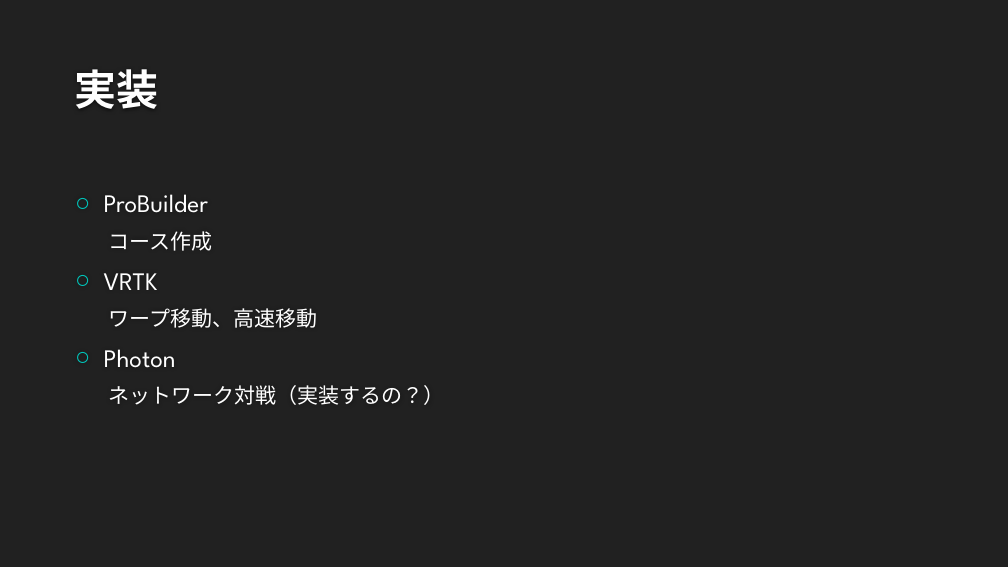
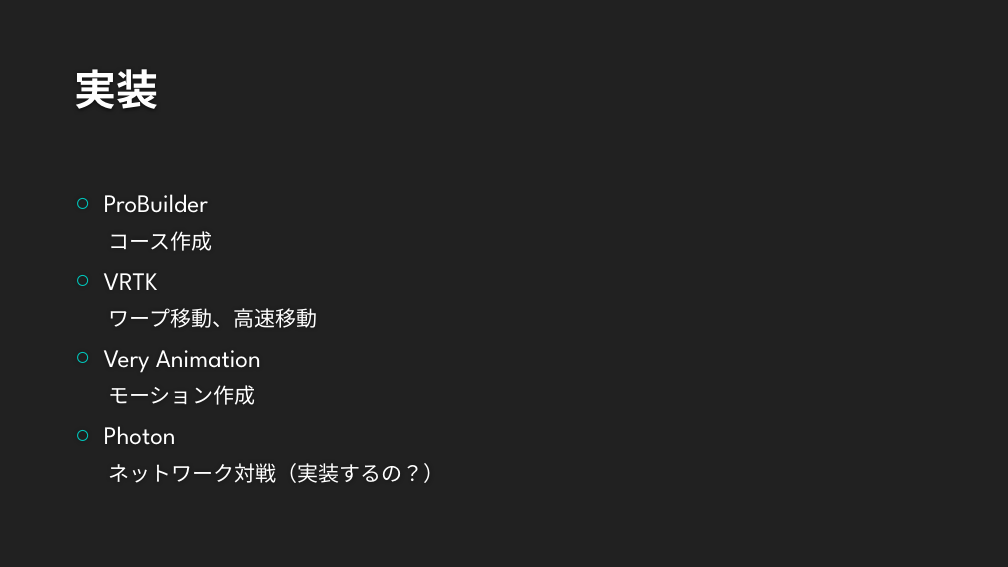
Before and after one commit to dnoo/testes, a slide deck: slide 4 of アイデアソン/月面都市パルクール.pptx. Drawn at 1008x567 pixels with LibreOffice and Linux fonts; fonts in the diff are those of the drawing; background and template pictures are left out. Boxes give left, top, right and bottom in pixels: in the first picture for what was removed or moved away, otherwise in the second. Text is boxed around its words. In the diff, an @@ line names an element or a change of style, - is before the commit and + after.

Commit message:
[update] 月面都市パルクール - アニメーション作成アセットを記載

```diff
--- a/アイデアソン/月面都市パルクール.pptx
+++ b/アイデアソン/月面都市パルクール.pptx
@@ text at bbox=[104, 350, 261, 405]: paragraphs added @@
+○ Very Animation
+  モーション作成
```
Also in this commit, not shown: 1 other file.
